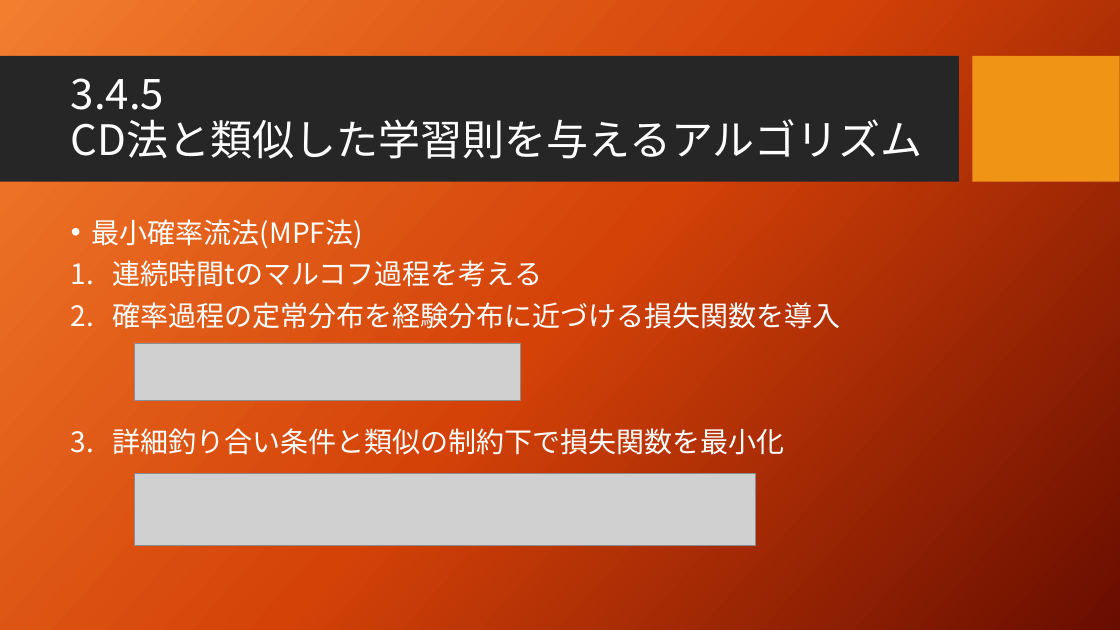
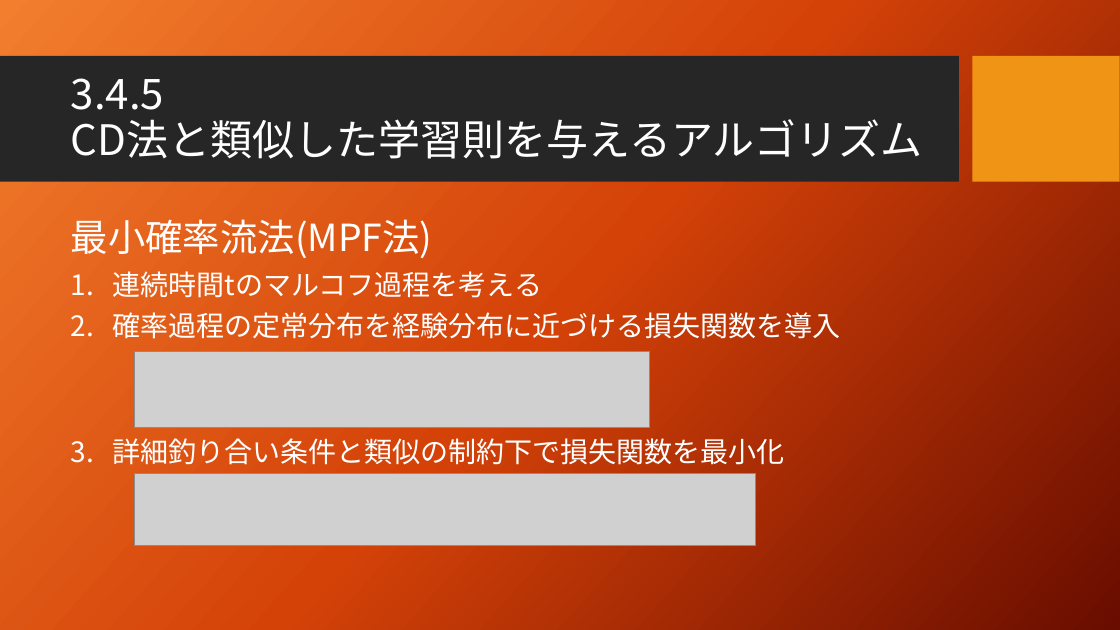
Before and after one commit to seigenji/deep_learning, a slide deck: slide 9 of deep_learning3.4.pptx. Drawn at 1120x630 pixels with LibreOffice and Linux fonts; fonts in the diff are those of the drawing; grey boxes stand for pictures; background and template pictures are left out. Boxes give left, top, right and bottom in pixels: in the first picture for what was removed or moved away, otherwise in the second. Text is boxed around its words. In the diff, an @@ line names an element or a change of style, - is before the commit and + after.

Commit message:
3.4.6　CD法のカイゼン

```diff
--- a/deep_learning3.4.pptx
+++ b/deep_learning3.4.pptx
@@ text at box(71, 219, 433, 258): size 24 to 32 pt in "最小確率流法(MPF法)"; bullet • to none @@
@@ picture: place and size @@
-picture at box(134, 343, 521, 400)
+picture at box(134, 351, 649, 428)
```
Also in this commit, not shown: 4 other slides changed, 1 slide added.
